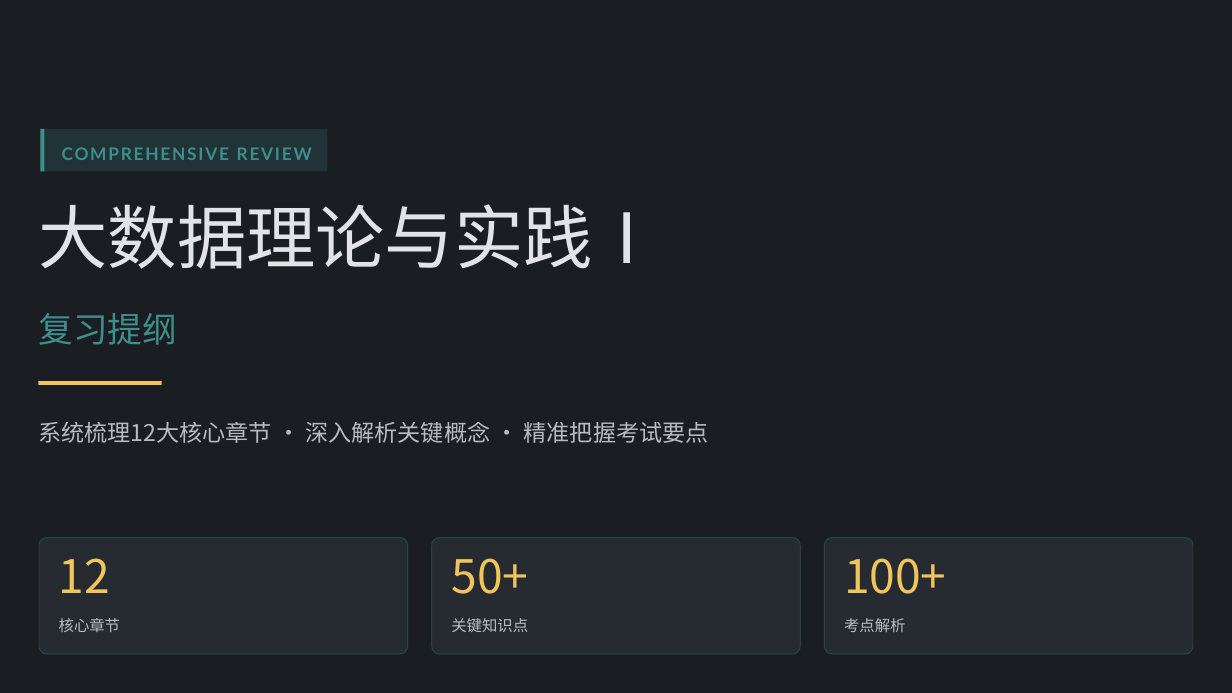
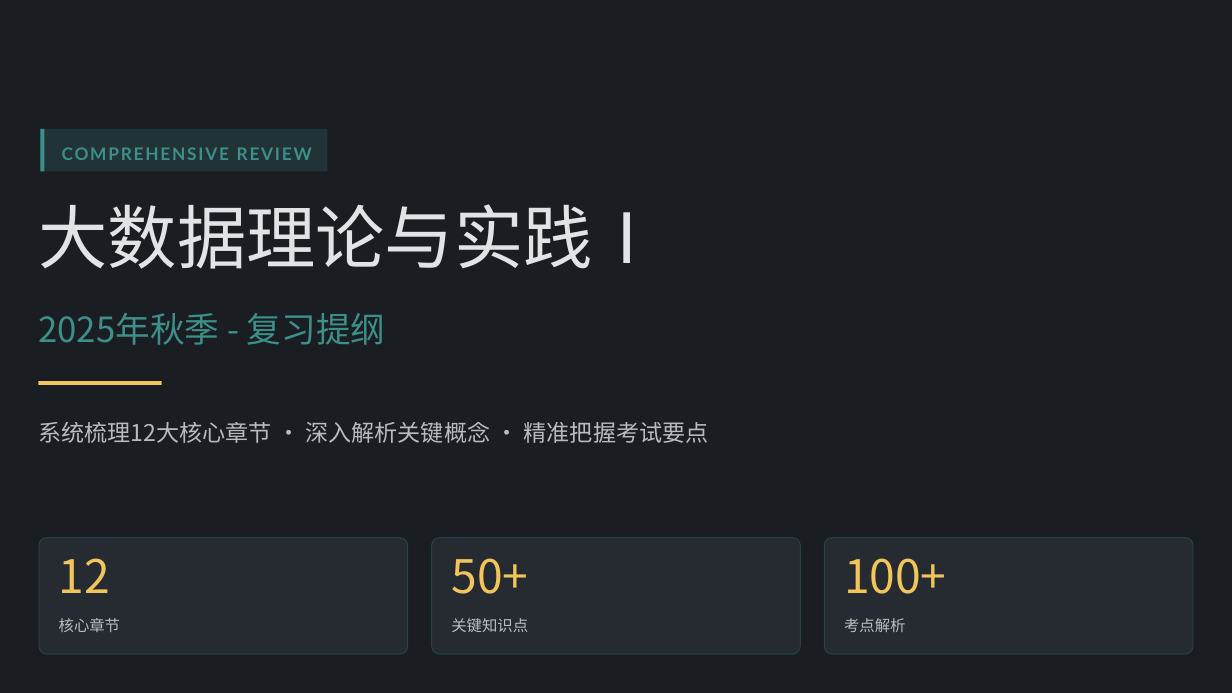
Before and after one commit to ForceInjection/Big-Data-Theory-and-Practice, a slide deck: slide 1 of courses/复习/大数据理论与实践Ⅰ-章节复习提纲.pptx. Drawn at 1232x693 pixels with LibreOffice and Linux fonts; fonts in the diff are those of the drawing. Boxes give left, top, right and bottom in pixels: in the first picture for what was removed or moved away, otherwise in the second. Text is boxed around its words. In the diff, an @@ line names an element or a change of style, - is before the commit and + after.

```diff
--- a/courses/复习/大数据理论与实践Ⅰ-章节复习提纲.pptx
+++ b/courses/复习/大数据理论与实践Ⅰ-章节复习提纲.pptx
@@ text at <box>38,313,386,345</box>: text changed @@
-复习提纲
+2025年秋季 - 复习提纲
```
Also in this commit, not shown: 2 other slides changed.
